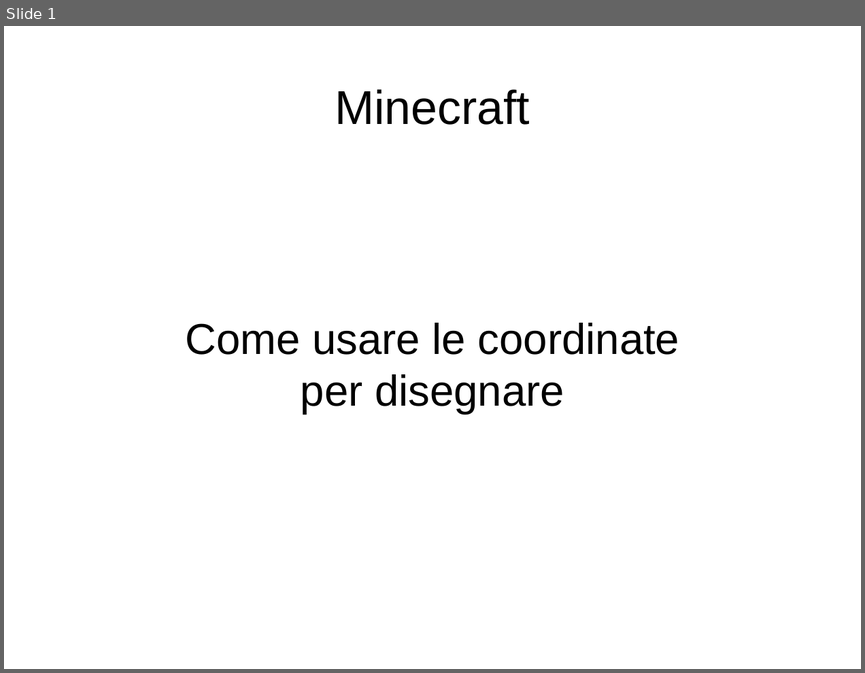
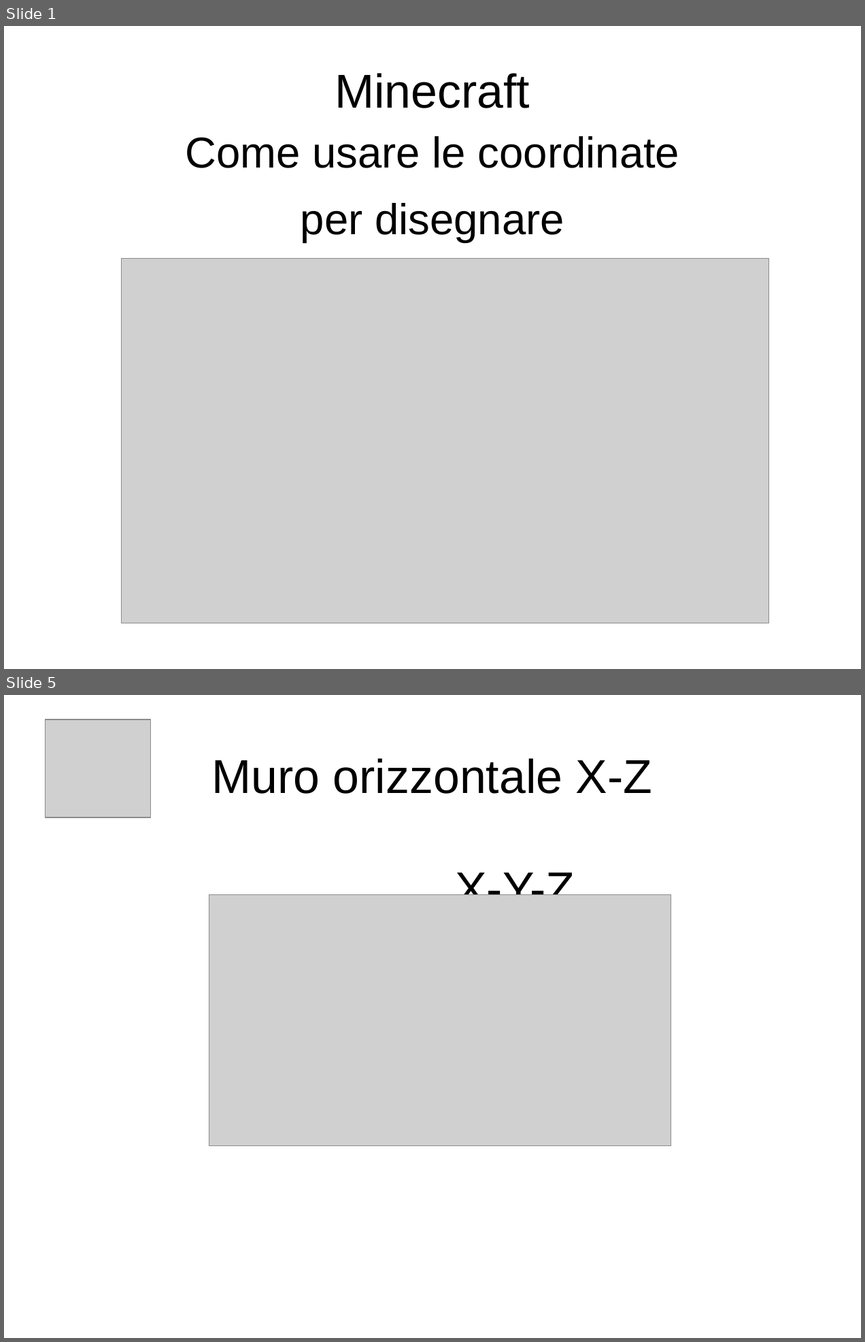
Before and after one commit to kronwiz/randomstuff, a slide deck: minecraft/uso_delle_coordinate.odp. Shown one above the other, each under a label of ours: slide 1 before the commit, slides 1 and 5 after it; the slides between them are not shown. The pictures are 865x673 and 865x1342 pixels, drawn with LibreOffice and Linux fonts; fonts in the diff are those of the drawing; grey boxes stand for pictures. Boxes give left, top, right and bottom in pixels: in the first picture for what was removed or moved away, otherwise in the second. Text is boxed around its words. In the diff, an @@ line names an element or a change of style, - is before the commit and + after.

Commit message:
Script per castello e documento di spiegazione delle coordinate.

```diff
--- a/minecraft/uso_delle_coordinate.odp
+++ b/minecraft/uso_delle_coordinate.odp
@@ slide 5 added at <box>4,695,861,1338</box>, background #FFFFFF @@
@@ picture added at <box>45,719,151,817</box> @@
@@ title added at <box>211,758,652,794</box>, 44 pt, text #000000 @@
+Muro orizzontale X-Z
@@ text added at <box>455,867,575,895</box>, 44 pt, text #000000 @@
+X-Y-Z
@@ picture added at <box>209,895,671,1146</box> @@
@@ slide 1 changed as well @@
@@ title "Minecraft": place and size @@
-title "Minecraft" at <box>334,89,530,125</box>
+title "Minecraft" at <box>334,73,530,108</box>
@@ subtitle "Come usare le coordinate": place and size @@
-subtitle "Come usare le coordinate" at <box>186,322,679,414</box>
+subtitle "Come usare le coordinate" at <box>186,136,679,242</box>
@@ subtitle "Come usare le coordinate" at <box>186,136,679,242</box>: more space between paragraphs @@
@@ picture added at <box>122,259,769,623</box> @@
```
Also in this commit, not shown: 1 other slide changed, 5 other slides added, 3 slides removed, 1 other file.
